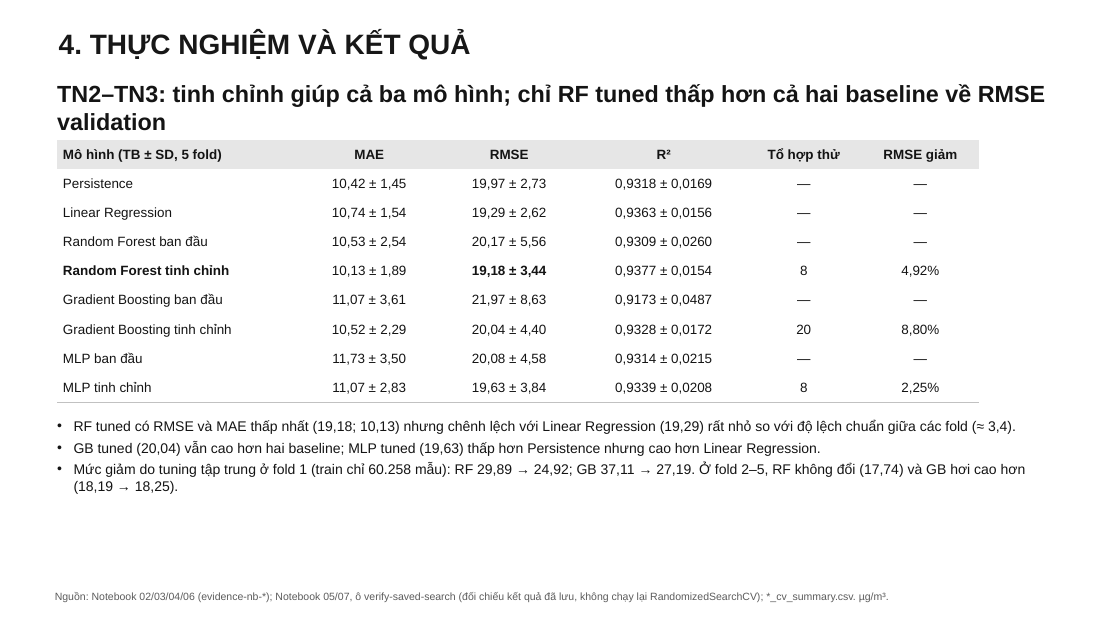
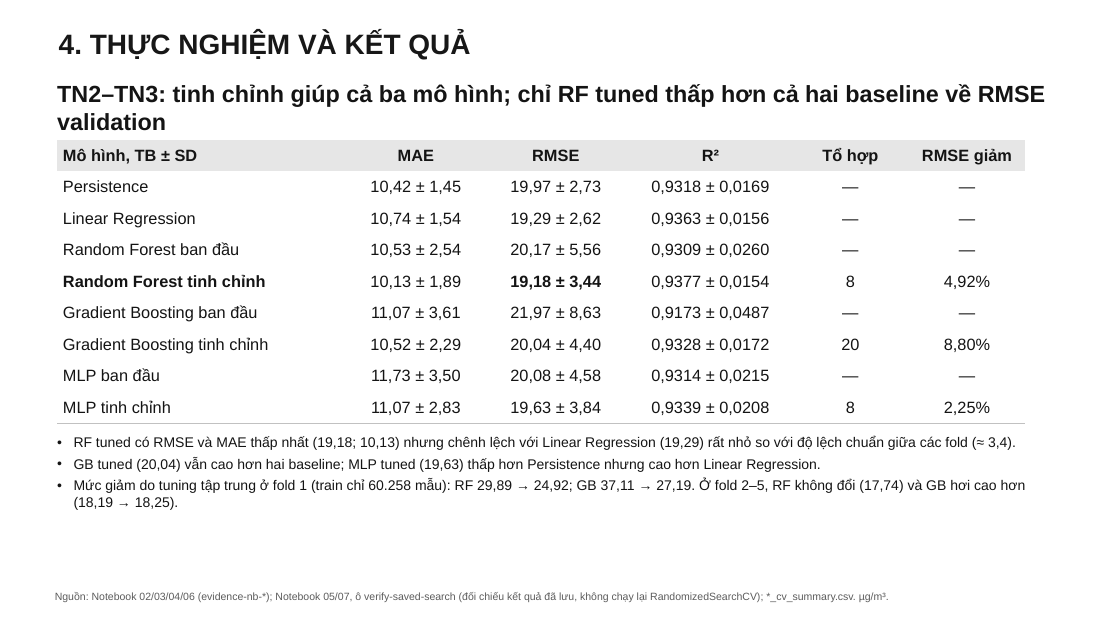
Before and after one commit to bjruly/sgu_finalproject_machinelearning_2026-2027, a slide deck: slide 16 of docs/Nhom10__Slide.pptx. Drawn at 1120x630 pixels with LibreOffice and Linux fonts; fonts in the diff are those of the drawing. Boxes give left, top, right and bottom in pixels: in the first picture for what was removed or moved away, otherwise in the second. Text is boxed around its words. In the diff, an @@ line names an element or a change of style, - is before the commit and + after.

Commit message:
Revise the slides: readable tables, softer overfitting claims, team shares
Bảng ở slide chính dùng chữ 14 pt (phụ lục 13-14 pt) sau khi rút gọn nội
dung; sửa lời bình overfitting và bootstrap theo rà soát; slide phân công
có tỷ lệ đóng góp; sửa tham chiếu Hình 9 và đơn vị R².

```diff
--- a/docs/Nhom10__Slide.pptx
+++ b/docs/Nhom10__Slide.pptx
@@ table at <box>57,140,1026,424</box> @@
-row 1, column 1: Mô hình (TB ± SD, 5 fold)
+row 1, column 1: Mô hình, TB ± SD
-row 1, column 5: Tổ hợp thử
+row 1, column 5: Tổ hợp
@@ size 11.5 to 14 pt @@
@@ table: place and size @@
-table at <box>57,140,980,402</box>
+table at <box>57,140,1026,424</box>
@@ text "RF tuned có RMSE và ...": place and size @@
-text "RF tuned có RMSE và ..." at <box>74,420,1026,494</box>
+text "RF tuned có RMSE và ..." at <box>74,436,1026,510</box>
```
Also in this commit, not shown: 18 other slides changed.
